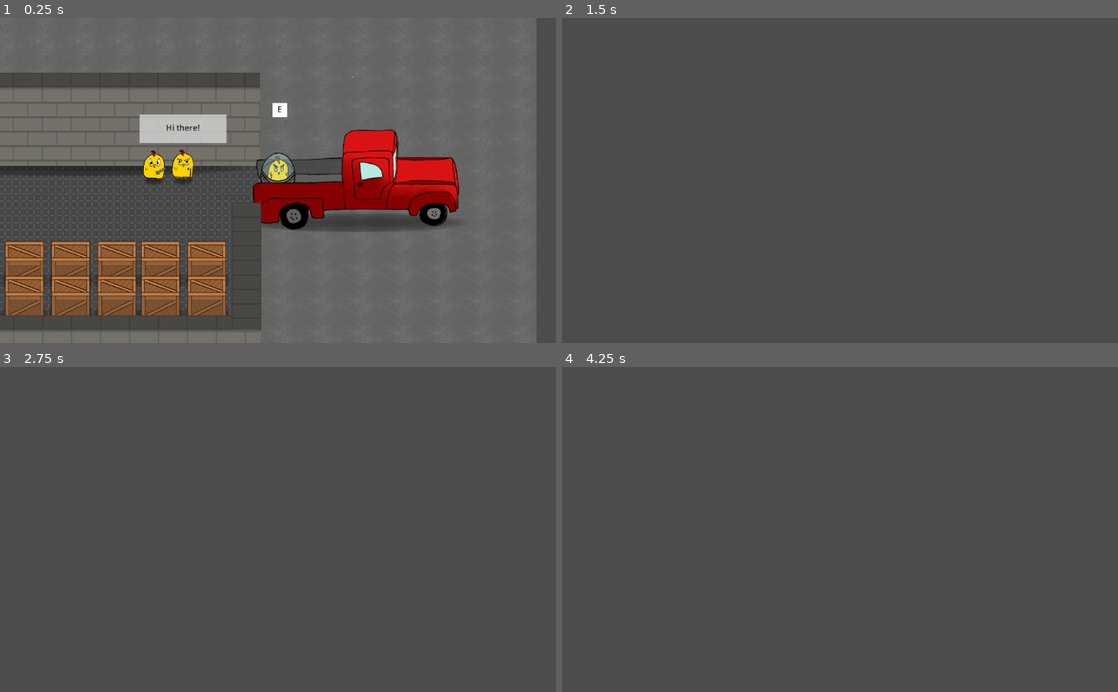
Above: before the commit, frames 1-4 (two rows, left to right).
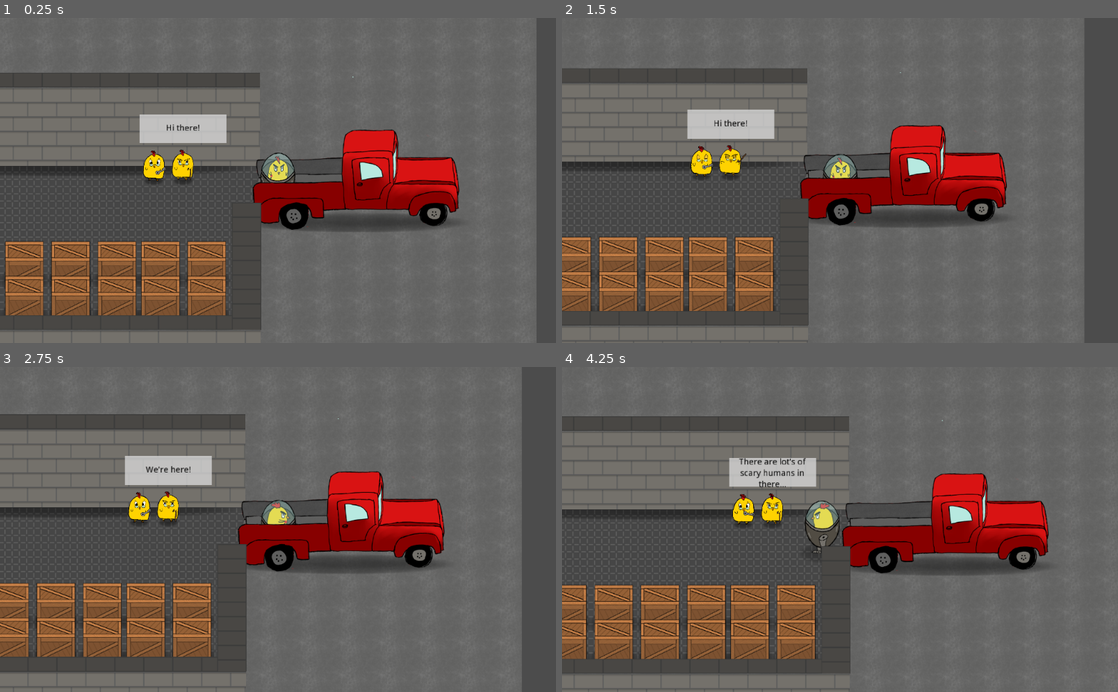
Above: after the commit, the same moments.

Repository: CiaranWoodward/LD46
Game: Godot game, scene res://Levels/BatteryFarmLevel.tscn
The game is run twice, just before and just after one commit, with the same random seed, the same clock (stepped at 60 frames per second) and the same inputs. This scene is started directly instead of the project's main scene. The engine's default icon, where the game draws it, is replaced by a stand-in: a white triangle on a blue panel in a dark square. Sound files missing from this copy of the repository are replaced by a short silence.
Inputs (mouse positions are in pixels of both pictures, inside the frame that each line leads up to):
- Up to frame 1 (0.25 s): no input
- Up to frame 2 (1.5 s): tap Enter (ui_accept) at 0.5, 0.77 s; move the mouse to (962, 164) at 0.52 s; hold Right (player_right) 0.53-1.28 s; tap E (interact) at 0.6, 1.35 s; click (962, 164) at 0.67 s; move the mouse to (728, 196) at 1.27 s; hold S (player_down) from 1.28 s (still down)
- Up to frame 3 (2.75 s): tap Enter (ui_accept) at 1.52 s; move the mouse to (333, 458) at 2.02 s; release S (player_down) at 2.03 s; hold Right (player_right) from 2.03 s (still down); click (333, 458) at 2.1 s; tap E (interact) at 2.3 s
- Up to frame 4 (4.25 s): tap Enter (ui_accept) at 2.75, 3.02, 3.77 s; move the mouse to (812, 594) at 2.77 s; release Right (player_right) at 2.78 s; hold W (player_up) 2.78-3.53 s; right-click (812, 594) at 2.85 s; click (812, 594) at 2.92 s; tap E (interact) at 3.05, 3.6 s; move the mouse to (1006, 578) at 3.52 s; hold A (player_left) from 3.53 s (still down)

The runs differ from the first frame. In frame 1, 0.1% of the frame differs, in the area x 49-52%, y 26-31%; in frame 2, 59%; in frame 3, 59%; in frame 4, 62%, in the area x 0-100%, y 0-100%.

Commit message:
Fix broken truck

Diff:
--- a/Enemies/Farmer.tscn
+++ b/Enemies/Farmer.tscn
@@ -239,6 +239,7 @@
 physics_material_override = SubResource( 1 )
 script = ExtResource( 6 )
 speed = 3000.0
+perceived_range = 800.0
 
 [node name="Dead_05x" type="Sprite" parent="."]
 visible = false
--- a/Levels/BatteryFarmLevel.tscn
+++ b/Levels/BatteryFarmLevel.tscn
@@ -25,10 +25,6 @@
 
 [node name="Bottom" type="Node2D" parent="."]
 z_index = -1000
-__meta__ = {
-"_edit_group_": true,
-"_edit_lock_": true
-}
 
 [node name="TextureRect" type="TextureRect" parent="Bottom"]
 margin_left = -1704.0
@@ -62,10 +58,6 @@
 }
 
 [node name="YSort" type="YSort" parent="."]
-__meta__ = {
-"_edit_group_": true,
-"_edit_lock_": true
-}
 
 [node name="Player" parent="YSort" instance=ExtResource( 1 )]
 position = Vector2( 3893.49, 675.744 )
--- a/Levels/FarmLevel.tscn
+++ b/Levels/FarmLevel.tscn
@@ -131,7 +131,7 @@
 }
 
 [node name="Player" parent="YSort" instance=ExtResource( 3 )]
-position = Vector2( -579.551, -1494.22 )
+position = Vector2( 6100.45, -2414.22 )
 
 [node name="BarnSide" parent="YSort" instance=ExtResource( 2 )]
 position = Vector2( -1024.02, 1085.18 )
@@ -3124,6 +3124,27 @@
 [node name="Farmer3" parent="YSort" instance=ExtResource( 20 )]
 position = Vector2( 1280, 1600 )
 
+[node name="Farmer9" parent="YSort" instance=ExtResource( 20 )]
+position = Vector2( 4260.45, 705.778 )
+
+[node name="Farmer10" parent="YSort" instance=ExtResource( 20 )]
+position = Vector2( 4060.45, 1025.78 )
+
+[node name="Farmer11" parent="YSort" instance=ExtResource( 20 )]
+position = Vector2( 6420.45, 1665.78 )
+
+[node name="Farmer13" parent="YSort" instance=ExtResource( 20 )]
+position = Vector2( 5900.45, 345.778 )
+
+[node name="Farmer14" parent="YSort" instance=ExtResource( 20 )]
+position = Vector2( 6380.45, -54.2218 )
+
+[node name="Farmer15" parent="YSort" instance=ExtResource( 20 )]
+position = Vector2( 6620.45, -1654.22 )
+
+[node name="Farmer12" parent="YSort" instance=ExtResource( 20 )]
+position = Vector2( 4220.45, 1385.78 )
+
 [node name="Farmer6" parent="YSort" instance=ExtResource( 20 )]
 position = Vector2( 1680, -160 )
 
@@ -3141,6 +3162,9 @@
 
 [node name="MechChick2" parent="YSort" instance=ExtResource( 21 )]
 position = Vector2( 3397.5, -1361.8 )
+
+[node name="MechChick4" parent="YSort" instance=ExtResource( 21 )]
+position = Vector2( -419.551, 2105.78 )
 
 [node name="MechChick3" parent="YSort" instance=ExtResource( 21 )]
 position = Vector2( 6823.76, -2803.66 )
@@ -3152,6 +3176,10 @@
 [node name="GuideChick2" parent="YSort" instance=ExtResource( 22 )]
 position = Vector2( 3320.17, -1365.46 )
 speech = PoolStringArray( "Good Job so far!", "There\'s still many more to find!", "Don\'t forget to speak to my wife for more parts", "", "" )
+
+[node name="GuideChick4" parent="YSort" instance=ExtResource( 22 )]
+position = Vector2( -419.551, 1985.78 )
+speech = PoolStringArray( "You look hurt!", "Talk to my wife for free repairs", "She\'ll also bank your eggs", "", "" )
 
 [node name="GuideChick3" parent="YSort" instance=ExtResource( 22 )]
 position = Vector2( 6749.43, -2809.54 )
--- a/Levels/MarketLevel.tscn
+++ b/Levels/MarketLevel.tscn
@@ -103,7 +103,10 @@
 position = Vector2( 2912, 432 )
 
 [node name="MarketStall72" parent="YSort" instance=ExtResource( 3 )]
-position = Vector2( 1458.19, 2300.06 )
+position = Vector2( 1440, 2240 )
+
+[node name="MarketStall78" parent="YSort" instance=ExtResource( 3 )]
+position = Vector2( 1520, 2360 )
 
 [node name="MarketStall63" parent="YSort" instance=ExtResource( 3 )]
 position = Vector2( 2544, 1736 )
@@ -1247,6 +1250,9 @@
 [node name="Farmer3" parent="YSort" instance=ExtResource( 13 )]
 position = Vector2( 4720, 1840 )
 
+[node name="Farmer15" parent="YSort" instance=ExtResource( 13 )]
+position = Vector2( 4400, 1880 )
+
 [node name="Farmer4" parent="YSort" instance=ExtResource( 13 )]
 position = Vector2( 2920, 2000 )
 
@@ -1256,12 +1262,18 @@
 [node name="Farmer6" parent="YSort" instance=ExtResource( 13 )]
 position = Vector2( 3120, 1320 )
 
+[node name="Farmer14" parent="YSort" instance=ExtResource( 13 )]
+position = Vector2( 2680, 1400 )
+
 [node name="Farmer9" parent="YSort" instance=ExtResource( 13 )]
 position = Vector2( 3720, 360 )
 
 [node name="Farmer10" parent="YSort" instance=ExtResource( 13 )]
 position = Vector2( 4400, 360 )
 
+[node name="Farmer16" parent="YSort" instance=ExtResource( 13 )]
+position = Vector2( 4160, 360 )
+
 [node name="Farmer11" parent="YSort" instance=ExtResource( 13 )]
 position = Vector2( 2080, 360 )
 
@@ -1270,6 +1282,9 @@
 
 [node name="Farmer7" parent="YSort" instance=ExtResource( 13 )]
 position = Vector2( 1040, 1360 )
+
+[node name="Farmer13" parent="YSort" instance=ExtResource( 13 )]
+position = Vector2( 640, 1360 )
 
 [node name="Farmer8" parent="YSort" instance=ExtResource( 13 )]
 position = Vector2( 1480, 1360 )
@@ -1293,7 +1308,7 @@
 position = Vector2( -38.5124, 382.357 )
 
 [node name="MechChick2" parent="YSort" instance=ExtResource( 16 )]
-position = Vector2( 6502.46, 1776.03 )
+position = Vector2( 6320, 1800 )
 
 [node name="FenceSide21" parent="YSort" instance=ExtResource( 4 )]
 position = Vector2( -63.8822, 302.155 )
@@ -1306,6 +1321,10 @@
 
 [node name="LevelNavMesh" type="Navigation2D" parent="."]
 script = ExtResource( 12 )
+__meta__ = {
+"_edit_group_": true,
+"_edit_lock_": true
+}
 
 [node name="NavigationPolygonInstance" type="NavigationPolygonInstance" parent="LevelNavMesh"]
 navpoly = SubResource( 1 )
--- /dev/null
+++ b/Scenery/ChickInCage.gd
@@ -0,0 +1,29 @@
+extends RigidBody2D
+
+export var health : float = 50
+
+var hitparts = preload("res://Player/HitParts.tscn")
+var hitsound = preload("res://Scenery/Woodthud.tscn")
+
+# Called when the node enters the scene tree for the first time.
+func _ready():
+	pass
+
+func damage(damage : float, gpos : Vector2):
+	health = health - damage
+
+	var hs = hitsound.instance()
+	hs.stream = preload("res://Sounds/Dong.wav")
+	add_child(hs)
+
+	if gpos != Vector2.INF:
+		var hp = hitparts.instance()
+		add_child(hp)
+		hp.set_global_position(gpos)
+		hp.emitting = true
+		if health <= 0:
+			get_node("AnimationPlayer").play("Free")
+
+func _on_AnimationPlayer_animation_finished(anim_name):
+	if anim_name == "Free":
+		self.queue_free()
--- a/Scenery/ChickInCage.tscn
+++ b/Scenery/ChickInCage.tscn
@@ -7,8 +7,9 @@
 [ext_resource path="res://Chicks/Graphics/Cage1.png" type="Texture" id=5]
 [ext_resource path="res://Chicks/Graphics/Free0.png" type="Texture" id=6]
 [ext_resource path="res://Chicks/Graphics/Free1.png" type="Texture" id=7]
-
-[sub_resource type="SpriteFrames" id=4]
+[ext_resource path="res://Scenery/ChickInCage.gd" type="Script" id=8]
+
+[sub_resource type="SpriteFrames" id=6]
 animations = [ {
 "frames": [ ExtResource( 6 ), ExtResource( 7 ), ExtResource( 6 ), ExtResource( 6 ), ExtResource( 7 ) ],
 "loop": true,
@@ -24,11 +25,10 @@
 "speed": 5.0
 } ]
 
-[sub_resource type="RectangleShape2D" id=2]
+[sub_resource type="RectangleShape2D" id=8]
 extents = Vector2( 74.6921, 44.0648 )
 
-[sub_resource type="Animation" id=3]
-resource_name = "Caged"
+[sub_resource type="Animation" id=4]
 loop = true
 step = 0.025
 tracks/0/type = "value"
@@ -144,12 +144,49 @@
 "update": 1,
 "values": [ false ]
 }
+tracks/4/type = "value"
+tracks/4/path = NodePath("CageFront_05x:visible")
+tracks/4/interp = 1
+tracks/4/loop_wrap = true
+tracks/4/imported = false
+tracks/4/enabled = true
+tracks/4/keys = {
+"times": PoolRealArray( 0 ),
+"transitions": PoolRealArray( 1 ),
+"update": 1,
+"values": [ false ]
+}
+tracks/5/type = "value"
+tracks/5/path = NodePath("CageBack_05x:visible")
+tracks/5/interp = 1
+tracks/5/loop_wrap = true
+tracks/5/imported = false
+tracks/5/enabled = true
+tracks/5/keys = {
+"times": PoolRealArray( 0 ),
+"transitions": PoolRealArray( 1 ),
+"update": 1,
+"values": [ false ]
+}
+tracks/6/type = "value"
+tracks/6/path = NodePath("Shadow_05x:visible")
+tracks/6/interp = 1
+tracks/6/loop_wrap = true
+tracks/6/imported = false
+tracks/6/enabled = true
+tracks/6/keys = {
+"times": PoolRealArray( 0.1 ),
+"transitions": PoolRealArray( 1 ),
+"update": 1,
+"values": [ false ]
+}
 
 [node name="ChickInCage" type="RigidBody2D"]
 collision_layer = 2
 collision_mask = 119
 mode = 2
 mass = 10.0
+script = ExtResource( 8 )
 
 [node name="Shadow_05x" type="Sprite" parent="."]
 position = Vector2( 0, 58.3196 )
@@ -164,19 +201,20 @@
 texture = ExtResource( 3 )
 
 [node name="Free" type="AnimatedSprite" parent="."]
-position = Vector2( 5.99371, 39.4157 )
+modulate = Color( 1, 1, 1, 0 )
+position = Vector2( -148.009, 102.043 )
 rotation = -0.0349066
 scale = Vector2( 0.5, 0.5 )
-frames = SubResource( 4 )
-frame = 3
+frames = SubResource( 6 )
+frame = 4
 playing = true
 
 [node name="Caged" type="AnimatedSprite" parent="."]
-visible = false
-position = Vector2( 11.9485, 52.2557 )
+position = Vector2( 39.2999, 37.3368 )
 rotation = -0.0349066
 scale = Vector2( 0.5, 0.5 )
-frames = SubResource( 1 )
+frames = SubResource( 7 )
+frame = 3
 speed_scale = 0.3
 playing = true
 
@@ -185,10 +223,10 @@
 texture = ExtResource( 2 )
 
 [node name="CollisionShape2D" type="CollisionShape2D" parent="."]
-visible = false
-shape = SubResource( 2 )
+shape = SubResource( 8 )
 
 [node name="AnimationPlayer" type="AnimationPlayer" parent="."]
 playback_speed = 0.1
-anims/Caged = SubResource( 3 )
+anims/Caged = SubResource( 4 )
 anims/Free = SubResource( 5 )
+[connection signal="animation_finished" from="AnimationPlayer" to="." method="_on_AnimationPlayer_animation_finished"]
--- a/Scenery/CollectEgg.gd
+++ b/Scenery/CollectEgg.gd
@@ -7,6 +7,8 @@
 	set_deferred("monitorable", false)
 	get_node("Eggpop").pitch_scale = rand_range(0.8, 1.2)
 	get_node("Eggpop").play()
+	get_node("AnimationPlayer/AnimationTree").active = false
+	get_node("AnimationPlayer").play("Pop")
 
 func _on_Eggpop_finished():
 	self.queue_free()
--- a/Scenery/CollectEgg.tscn
+++ b/Scenery/CollectEgg.tscn
@@ -144,7 +144,7 @@
 [sub_resource type="AnimationNodeBlend2" id=12]
 
 [sub_resource type="AnimationNodeBlendTree" id=13]
-graph_offset = Vector2( 0, 101.087 )
+graph_offset = Vector2( 35.7397, 29.9861 )
 nodes/Animation/node = SubResource( 9 )
 nodes/Animation/position = Vector2( 600, 120 )
 "nodes/Animation 2/node" = SubResource( 6 )
@@ -160,7 +160,7 @@
 "nodes/Blend2 3/node" = SubResource( 11 )
 "nodes/Blend2 3/position" = Vector2( 980, 80 )
 nodes/output/position = Vector2( 1200, 140 )
-node_connections = [ "output", 0, "Blend2 3", "Blend2", 0, "Animation 2", "Blend2", 1, "Animation 3", "Blend2 2", 0, "Animation", "Blend2 2", 1, "Blend2", "Blend2 3", 0, "Animation 4", "Blend2 3", 1, "Blend2 2" ]
+node_connections = [ "output", 0, "Blend2 3", "Blend2", 0, "Animation 2", "Blend2", 1, "Animation 3", "Blend2 3", 0, "Animation 4", "Blend2 3", 1, "Blend2 2", "Blend2 2", 0, "Animation", "Blend2 2", 1, "Blend2" ]
 
 [sub_resource type="CircleShape2D" id=14]
 
@@ -197,16 +197,16 @@
 
 [node name="Egg" type="Sprite" parent="Currency Egg"]
 position = Vector2( -10.3676, -26.7002 )
-rotation = -2.9842
-scale = Vector2( 0.99639, 0.98574 )
+rotation = -3.62581
+scale = Vector2( 1.01427, 0.985728 )
 texture = ExtResource( 1 )
 offset = Vector2( 0.379073, -10.0711 )
 
 [node name="Sparkle2" type="Sprite" parent="Currency Egg"]
 modulate = Color( 1, 0.843137, 0, 1 )
 position = Vector2( -14.2651, -25.085 )
-rotation = 2.94343
-scale = Vector2( 0.626157, 0.626157 )
+rotation = -1.6613
+scale = Vector2( 0.552977, 0.552977 )
 texture = ExtResource( 2 )
 
 [node name="Sparkle2" type="Sprite" parent="Currency Egg/Sparkle2"]
@@ -217,8 +217,8 @@
 [node name="Sparkle" type="Sprite" parent="Currency Egg"]
 modulate = Color( 1, 0.843137, 0, 1 )
 position = Vector2( -6.1653, -10.9384 )
-rotation = -0.199795
-scale = Vector2( 0.940791, 0.940791 )
+rotation = 0.347244
+scale = Vector2( 0.418407, 0.418407 )
 texture = ExtResource( 2 )
 
 [node name="Sparkle2" type="Sprite" parent="Currency Egg/Sparkle"]
--- a/Scenery/Truck.gd
+++ b/Scenery/Truck.gd
@@ -9,17 +9,25 @@
 	pass # Replace with function body.
 
 func _process(delta):
-	if enabled:
+	if enabled && is_instance_valid(nextLevel):
 		if Input.is_action_just_released("interact"):
-			get_tree().change_scene_to(nextLevel)
-			get_tree().get_root()
+			var root = get_tree().get_root()
+			Global.oldpos = Vector2.INF
+			Global.curScene = null
+			Global.mod_eggcount(Global.get_eggcontent())
+			Global.clear_eggcontent()
+
+			var thisscene = root.get_child(root.get_child_count() - 1)
+			root.remove_child(thisscene)
+			root.add_child(nextLevel.instance())
+			thisscene.call_deferred("free")
 
 func _on_LevelExit_body_entered(body : Node2D):
-	if body.has_method("get_heartpos"):
+	if body.has_method("get_heartpos") && is_instance_valid(nextLevel):
 		enabled = true
 		get_node("p").visible = true
 
 func _on_LevelExit_body_exited(body):
-	if body.has_method("get_heartpos"):
+	if body.has_method("get_heartpos") && is_instance_valid(nextLevel):
 		enabled = false
 		get_node("p").visible = false
Not shown: 2 places in Scenery/ChickInCage.tscn that only renumber resources
